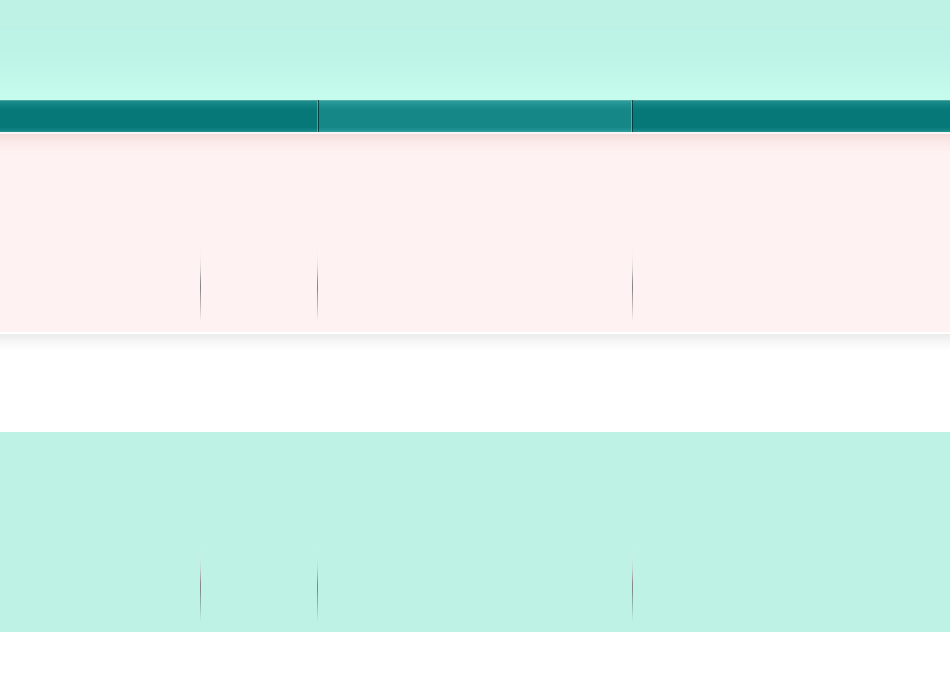
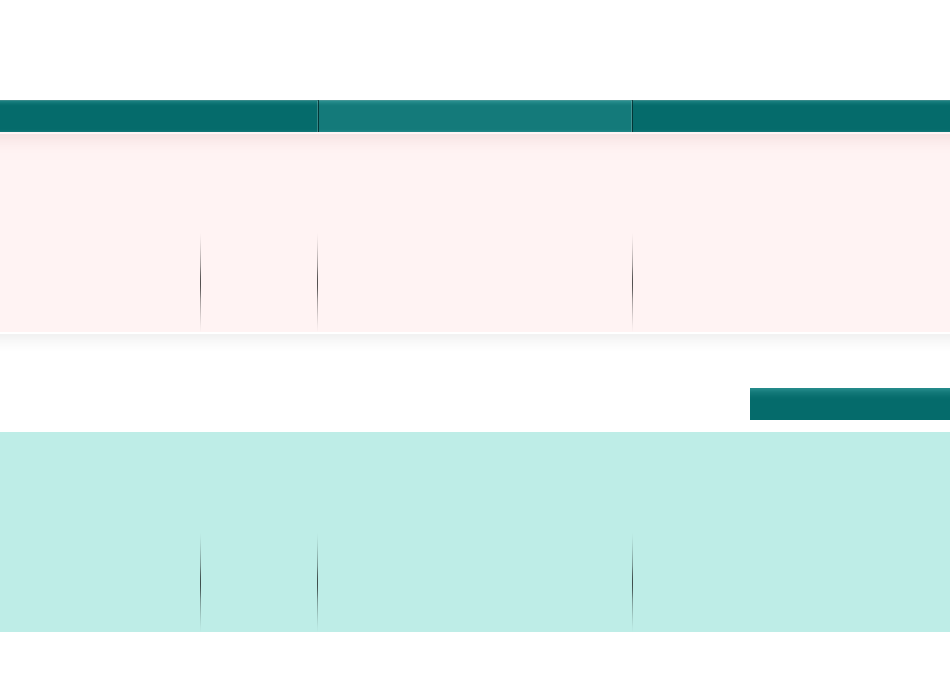
Layered file, before and after one edit (950×696). Changes by layer:
painted on "navbar button" over <box>0,100,950,132</box>
painted on "header" over <box>0,0,950,100</box>
painted on "navbar" over <box>0,100,950,132</box>
painted on "header widgets" over <box>0,134,950,143</box>
painted on "header boxes" over <box>200,234,633,331</box>
added layer "widget header" above "body" over <box>750,388,950,420</box>
painted on "footer widgets" over <box>0,432,950,532</box>
painted on "footer boxes" over <box>0,532,950,632</box>
